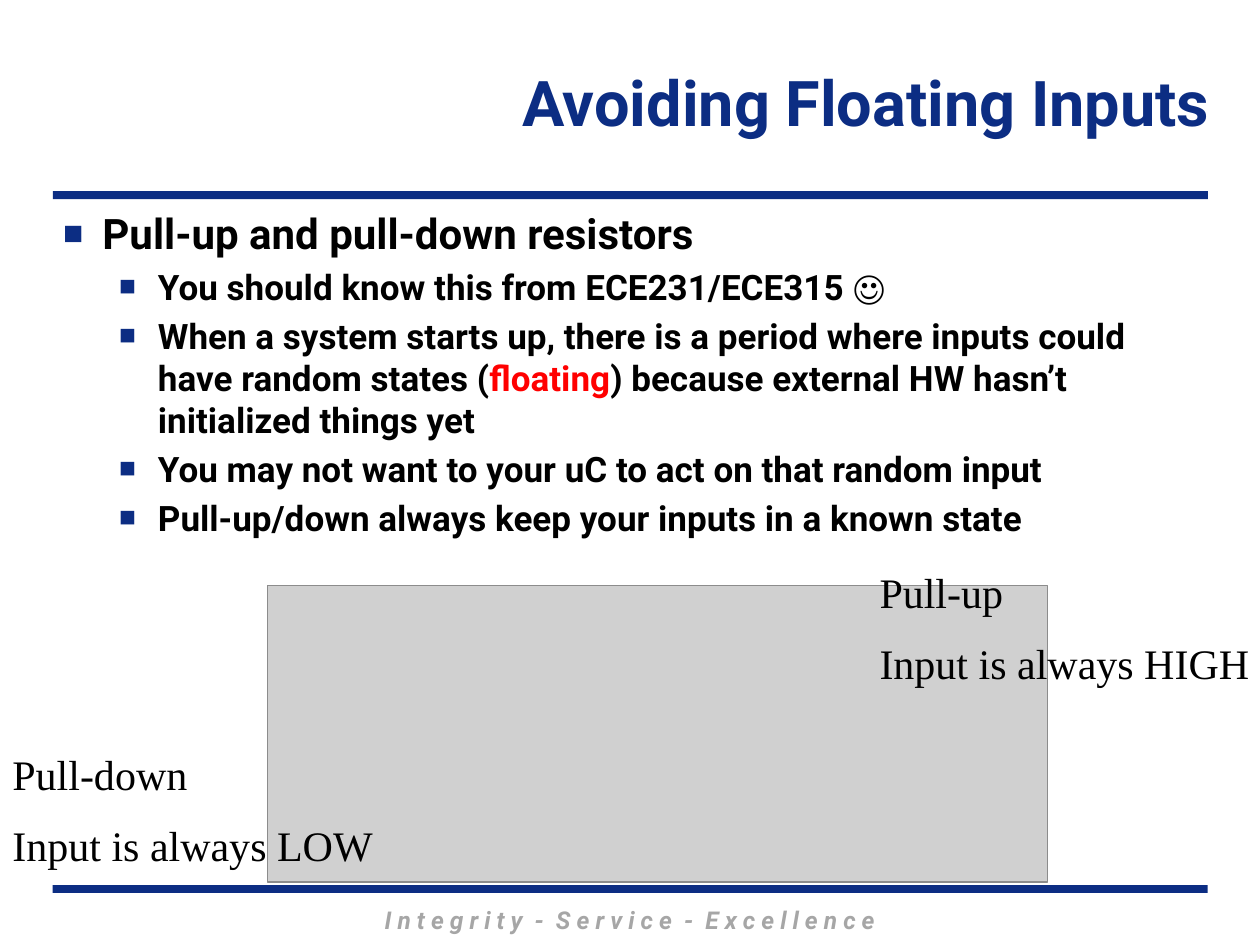
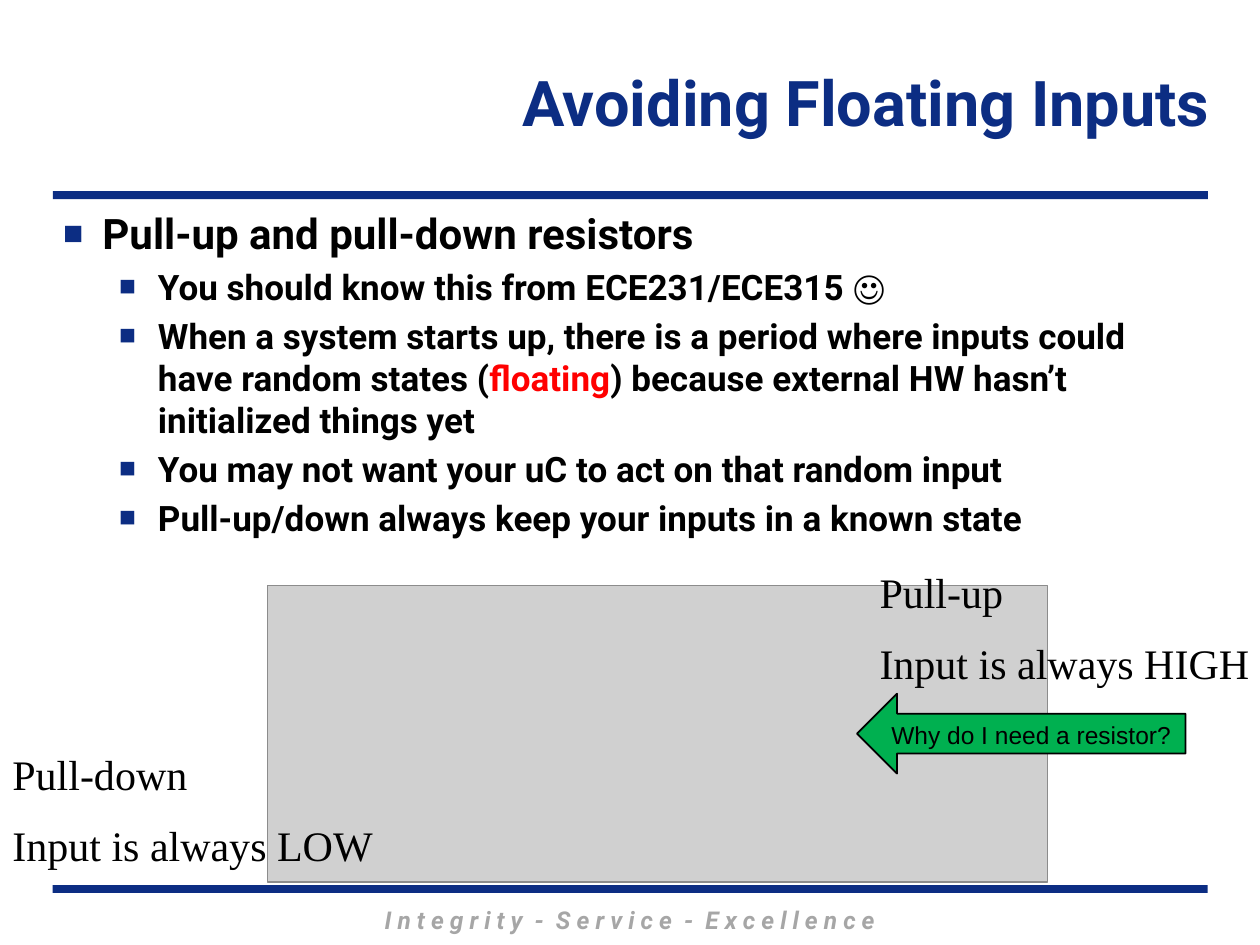
Before and after one commit to MarsUniversity/ECE382, a slide deck: slide 11 of source/lessons/lsn13/Lsn13.pptx (slide 10 before the commit). Drawn at 1260x945 pixels with LibreOffice and Linux fonts; fonts in the diff are those of the drawing; grey boxes stand for pictures; background and template pictures are left out. Boxes give left, top, right and bottom in pixels: in the first picture for what was removed or moved away, otherwise in the second. Text is boxed around its words. In the diff, an @@ line names an element or a change of style, - is before the commit and + after.

```diff
--- a/source/lessons/lsn13/Lsn13.pptx
+++ b/source/lessons/lsn13/Lsn13.pptx
@@ text at box(158, 455, 1002, 490): text changed @@
-  ■ You may not want to your uC to act on that random input
+  ■ You may not want your uC to act on that random input
@@ left arrow added at box(857, 694, 1186, 774), fill #00B050, outline #000000 1 pt, 14 pt, text #000000 @@
+Why do I need a resistor?
```
Also in this commit, not shown: 2 other slides changed, 2 slides added, 9 other files.
